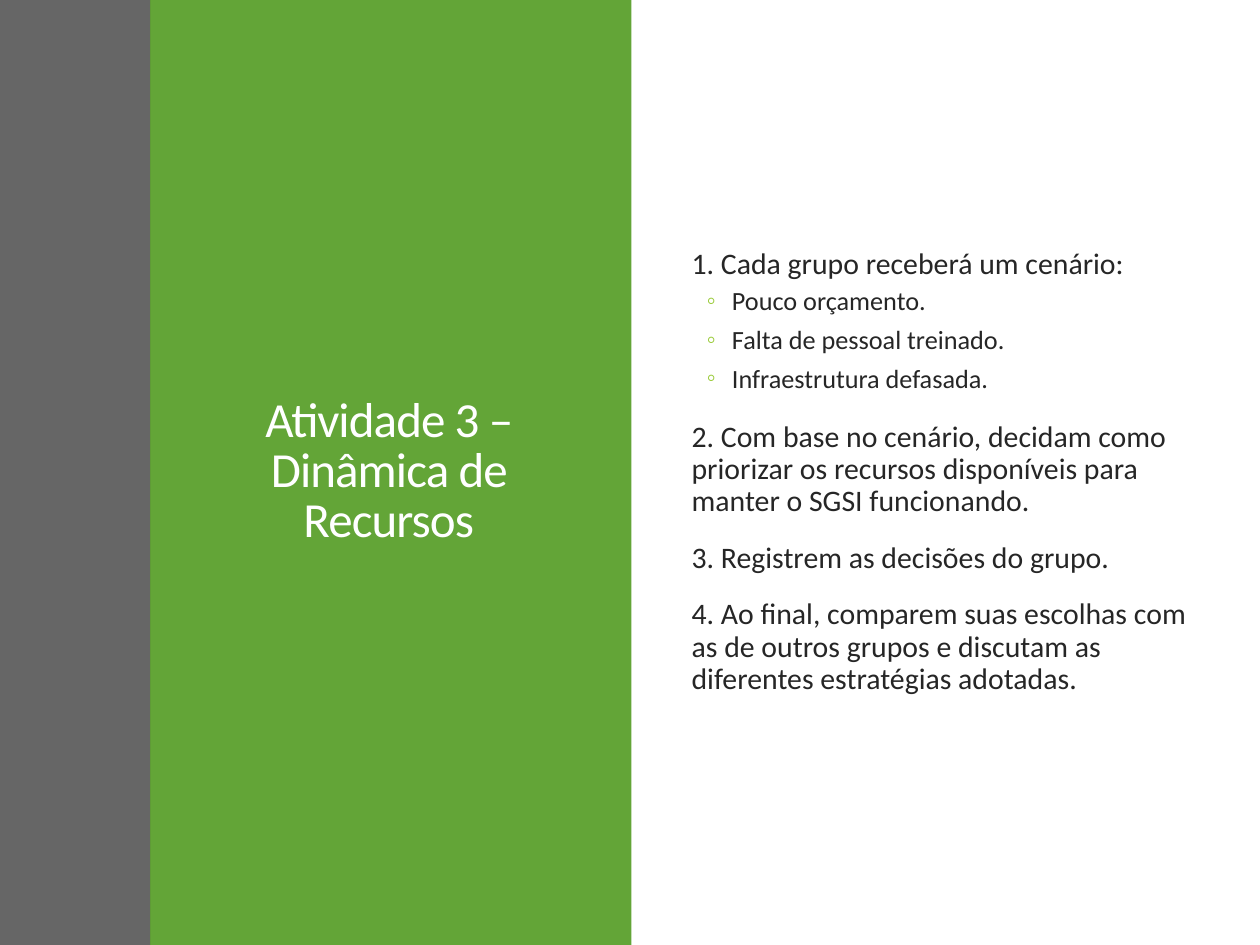
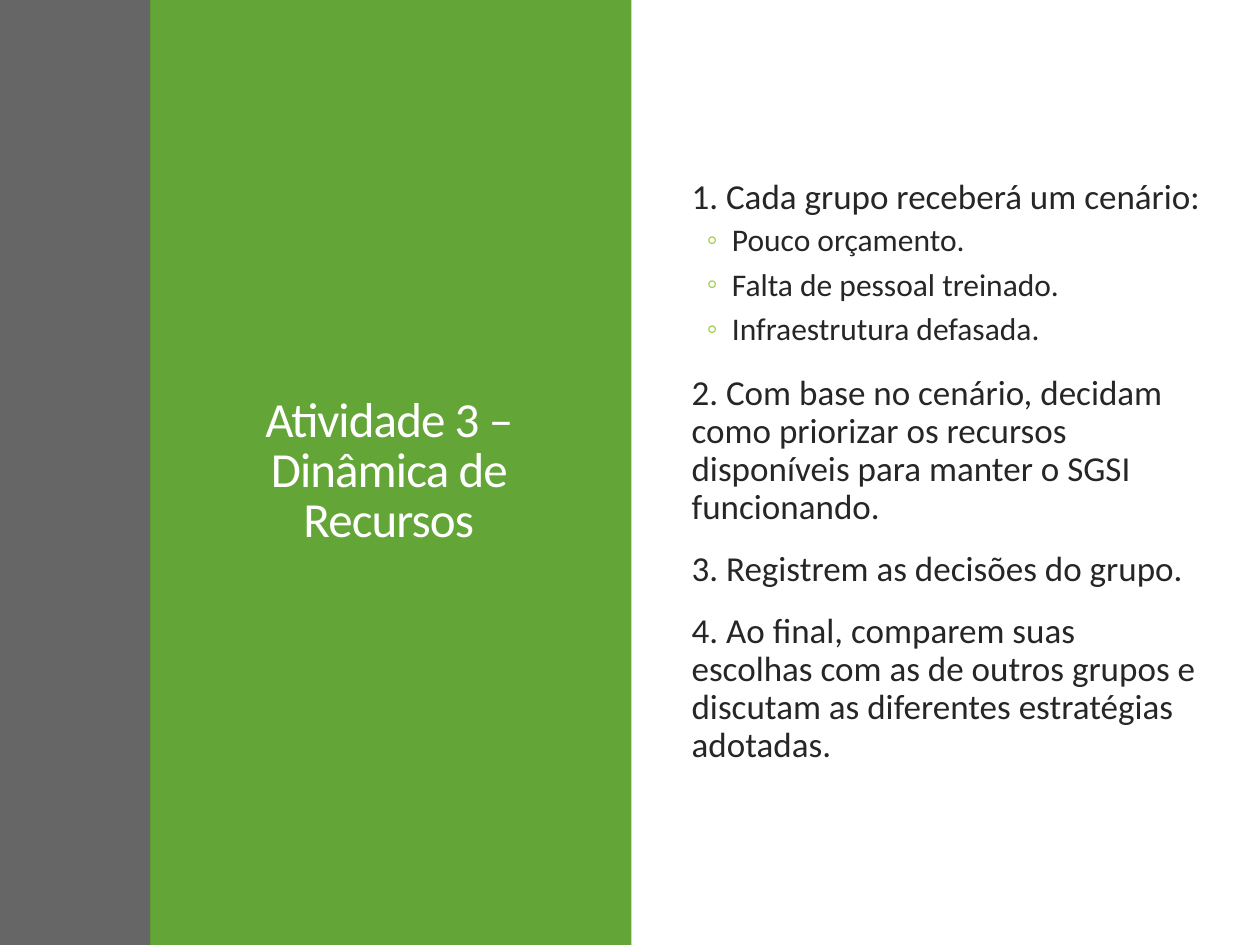
Before and after one commit to profAndreSouza/Material, a slide deck: slide 25 of Segurança da Informação/Aula-04-ISO27001-Estrutura-e-escopo.pptx (slide 24 before the commit). Drawn at 1260x945 pixels with LibreOffice and Linux fonts; fonts in the diff are those of the drawing. Boxes give left, top, right and bottom in pixels: in the first picture for what was removed or moved away, otherwise in the second. Text is boxed around its words. In the diff, an @@ line names an element or a change of style, - is before the commit and + after.

```diff
--- a/Segurança da Informação/Aula-04-ISO27001-Estrutura-e-escopo.pptx
+++ b/Segurança da Informação/Aula-04-ISO27001-Estrutura-e-escopo.pptx
@@ text "1. Cada grupo receberá um ..." at box(692, 184, 1200, 758): size 17 to 20 pt in "1. Cada grupo receberá um cenário:", "2. Com base no cenário, decidam como ...", "3. Registrem as decisões do grupo.", "4. Ao final, comparem suas escolhas com ..."; size 15 to 18 pt in "Pouco orçamento.", "Falta de pessoal treinado.", "Infraestrutura defasada." @@
```
Also in this commit, not shown: 1 other slide changed, 2 slides added.
